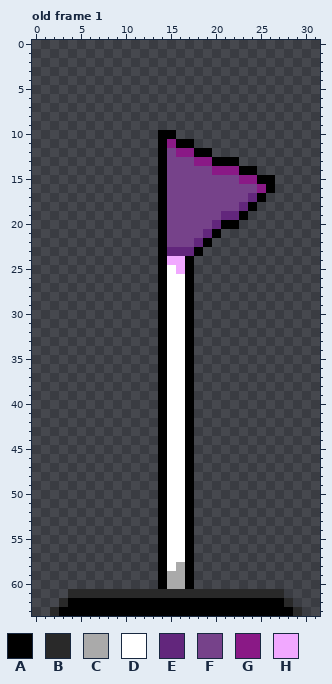
One commit to this pixel-art file: assets/sprites/Points/EndPoint.aseprite. This is how it looked before the edit.
32x64 pixels, 1 frame. Colours within 5 levels of each other are drawn and written as one. Shown: old frame 1. The commit also changed other frames, which this record leaves out.
Visible layers, top first: "EndFlag/base", "EndFlag/stem", "EndFlag/cloth".
Palette (. is transparent): A #000000  B #292929  C #aaaaaa  D #ffffff  E #62267c  F #76428a  G #8a1986  H #f1a8ff
Pixels before, old frame 1, first column x 2:
10 ............AA..............
11 ............AGAA............
12 ............AFGGAA..........
13 ............AFFFGGAAA.......
14 ............AFFFFFGGGAA.....
15 ............AFFFFFFFFGGAA...
16 ............AFFFFFFFFFFGA...
17 ............AFFFFFFFFFEA....
18 ............AFFFFFFFFEA.....
19 ............AFFFFFFEEA......
20 ............AFFFFFEAA.......
21 ............AFFFFEA.........
22 ............AFFFEA..........
23 ............AEEEA...........
24 ............AHHA............
25 ............ADHA............
26 ............ADDA............
27 ............ADDA............
28 ............ADDA............
29 ............ADDA............
30 ............ADDA............
31 ............ADDA............
32 ............ADDA............
33 ............ADDA............
34 ............ADDA............
35 ............ADDA............
36 ............ADDA............
37 ............ADDA............
38 ............ADDA............
39 ............ADDA............
40 ............ADDA............
41 ............ADDA............
42 ............ADDA............
43 ............ADDA............
44 ............ADDA............
45 ............ADDA............
46 ............ADDA............
47 ............ADDA............
48 ............ADDA............
49 ............ADDA............
50 ............ADDA............
51 ............ADDA............
52 ............ADDA............
53 ............ADDA............
54 ............ADDA............
55 ............ADDA............
56 ............ADDA............
57 ............ADDA............
58 ............ADCA............
59 ............ACCA............
60 ............ACCA............
61 ..BBBBBBBBBBBBBBBBBBBBBBBB..
62 .BAAAAAAAAAAAAAAAAAAAAAAAAB.
63 BAAAAAAAAAAAAAAAAAAAAAAAAAAB
New version:
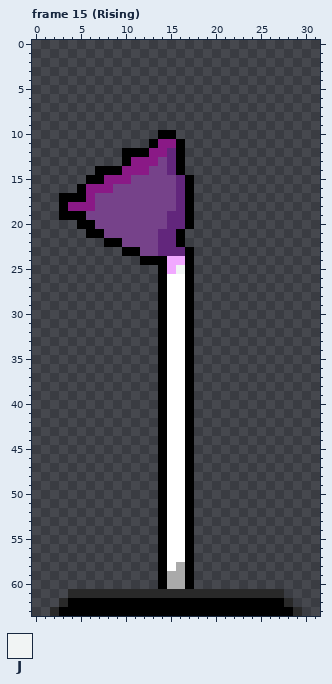
Colours new in this view: J #f1f4f4
A new or re-ordered frame is compared with the old frame closest to it.
From old to new:
frames 1 -> 16
layer "stem" added
layer "flag" added
layer "EndFlag/cloth" removed
layer "EndFlag/stem" removed
Changed rows in their new state; - is an unchanged pixel.
Frame 15 (Rising) is new; against old frame 1:
first column x 3:
11 ----------AG--.---------
12 -------AAAGGEA...-------
13 -------AGGGFEA......----
14 ----AAAGGGFFEA........--
15 ---AAGGGFFFF-EA.........
16 --AGGGFFFFFF-EA.........
17 AAAGFFFFFFFF-EA........-
18 AGGGFFFFFFFF-EA.......--
19 AAAFFFFFFFFFEEA......---
20 --AAFFFFFFFFEEA.....----
21 ---AAFFFFFFEEA....------
22 -----AAFFFFEEA...-------
23 -------AAFFE--A.--------
24 ---------AA-------------
25 ------------HJ----------
